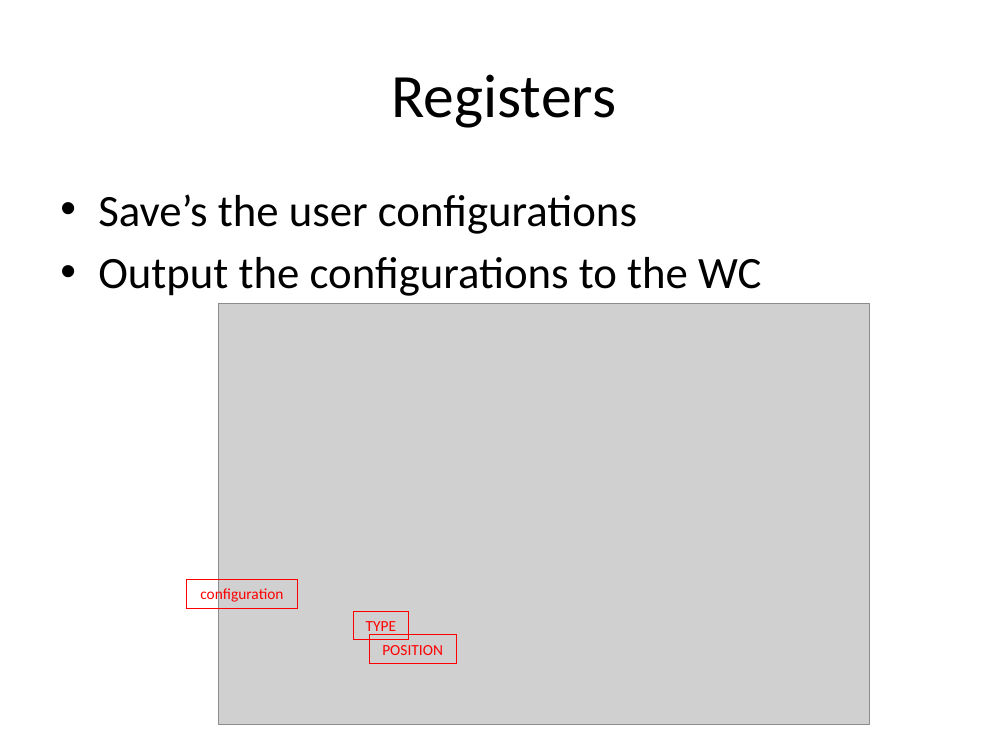
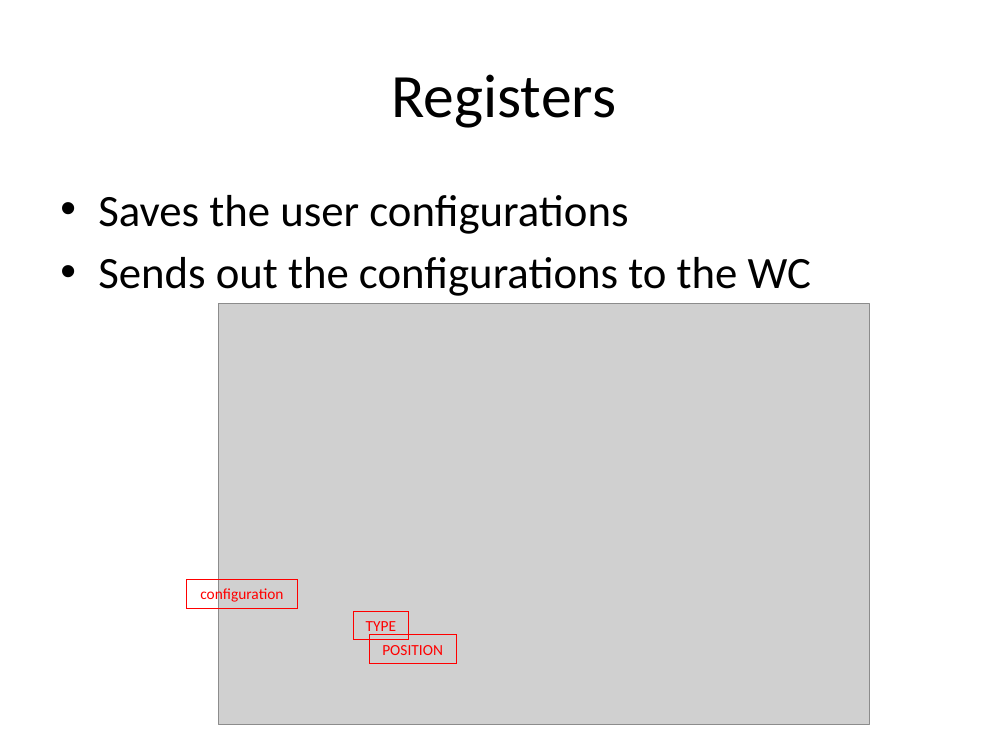
Before and after one commit to battellino/moran-zvika-project, a slide deck: slide 9 of presentation/final/final.pptx. Drawn at 1008x756 pixels with LibreOffice and Linux fonts; fonts in the diff are those of the drawing; grey boxes stand for pictures; background and template pictures are left out. Boxes give left, top, right and bottom in pixels: in the first picture for what was removed or moved away, otherwise in the second. Text is boxed around its words. In the diff, an @@ line names an element or a change of style, - is before the commit and + after.

```diff
--- a/presentation/final/final.pptx
+++ b/presentation/final/final.pptx
@@ text at bbox=[98, 195, 811, 296]: text changed @@
-• Save’s the user configurations
-• Output the configurations to the WC
+• Saves the user configurations
+• Sends out the configurations to the WC
```
Also in this commit, not shown: 8 other slides changed.
